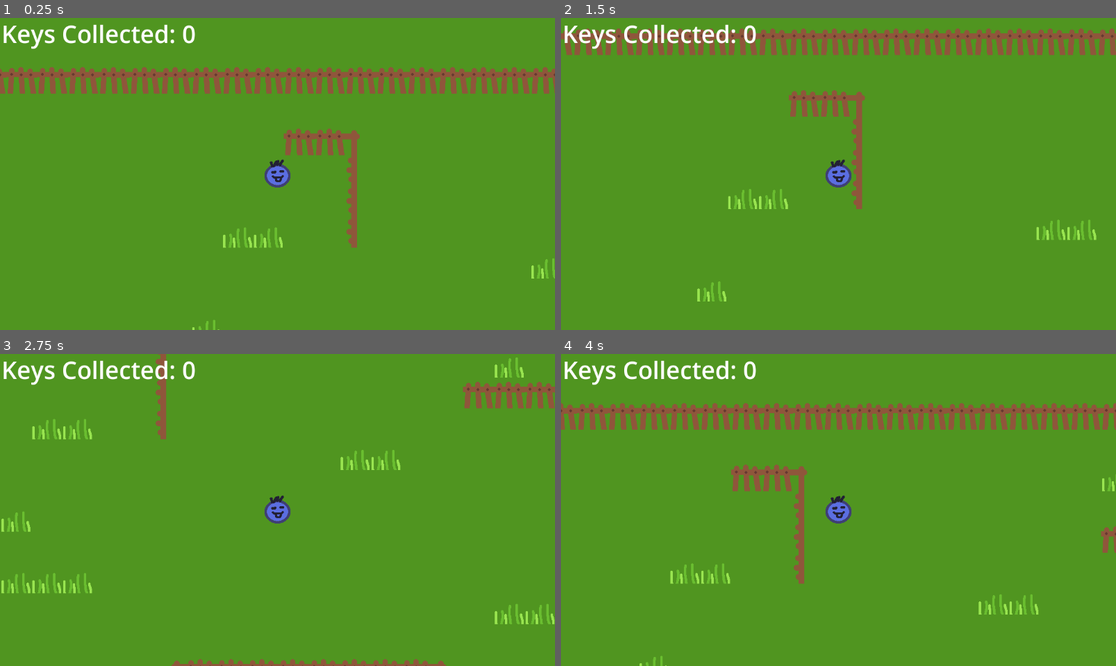
Above: before the commit, frames 1-4 (two rows, left to right).
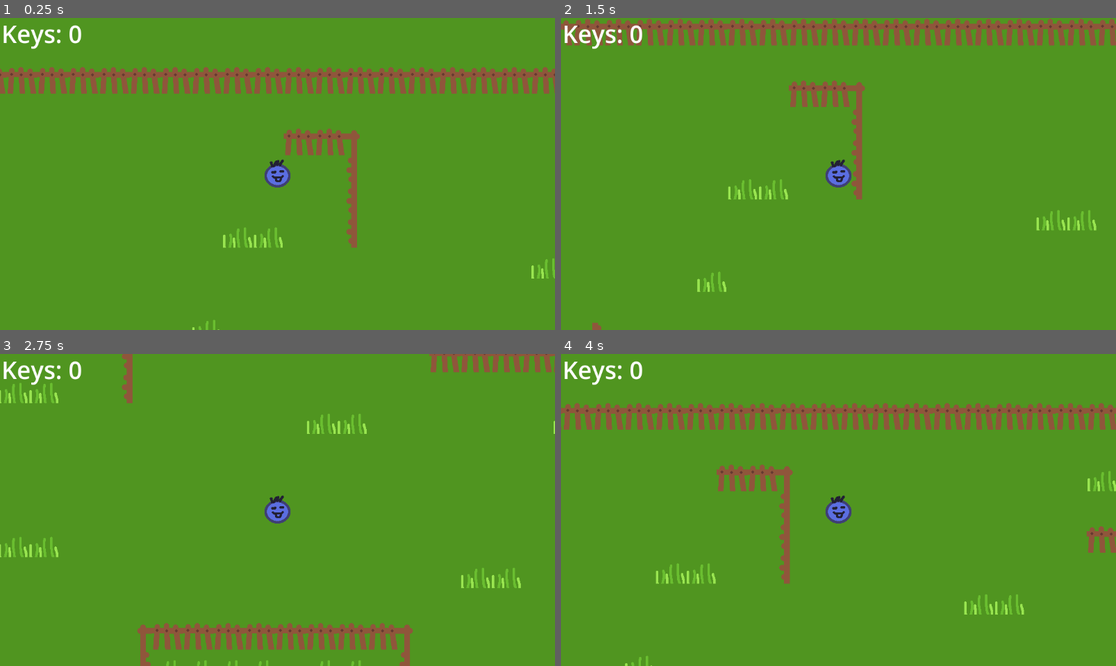
Above: after the commit, the same moments.

Repository: angle-mad/Resolutions-Game-Dev-4
Game: Godot game, scene res://Scenes/game.tscn
The game is run twice, just before and just after one commit, with the same random seed, the same clock (stepped at 60 frames per second) and the same inputs.
Inputs:
- Up to frame 1 (0.25 s): no input
- Up to frame 2 (1.5 s): tap Enter at 0.5 s; hold D (right) 0.53-1.28 s; tap Alt at 0.6 s; tap Space at 1.25 s; hold S (down) from 1.28 s (still down); tap Shift at 1.35 s
- Up to frame 3 (2.75 s): release S (down) at 2.03 s; hold D (right) from 2.03 s (still down); tap Alt at 2.1 s
- Up to frame 4 (4 s): release D (right) at 2.78 s; hold W (up) 2.78-3.53 s; tap Shift at 2.85 s; hold A (left) from 3.53 s (still down); tap Alt at 3.6 s

The runs differ from the first frame. In frame 1, 0.6% of the frame differs, in the area x 10-36%, y 2-9%; in frame 2, 7.9%; in frame 3, 8.4%; in frame 4, 8.7%, in the area x 0-100%, y 2-100%.

Commit message:
Change Player speed to be faster

Diff:
--- a/Scenes/game.tscn
+++ b/Scenes/game.tscn
@@ -24,7 +24,7 @@
 offset_right = 407.0
 offset_bottom = 67.0
 theme_override_font_sizes/font_size = 50
-text = "Keys Collected: 0"
+text = "Keys: 0"
 
 [node name="Player" parent="." instance=ExtResource("1_ebmjs")]
 position = Vector2(-77, 231)
--- a/Scenes/game_manager.gd
+++ b/Scenes/game_manager.gd
@@ -3,4 +3,4 @@
 @onready var key_tracker: Label = $CanvasLayer/Label
 
 func change_count():
-	key_tracker.text = "Keys Collected: " + str(Global.keys_collected)
+	key_tracker.text = "Keys: " + str(Global.keys_collected)
--- a/Scenes/player.gd
+++ b/Scenes/player.gd
@@ -1,6 +1,6 @@
 extends CharacterBody2D
 
-var speed = 400.0
+var speed = 500.0
 	# choose a speed - i'm lowk checking if you're reading the code here,
 	# you should change this value so your player moves faster!!
 
